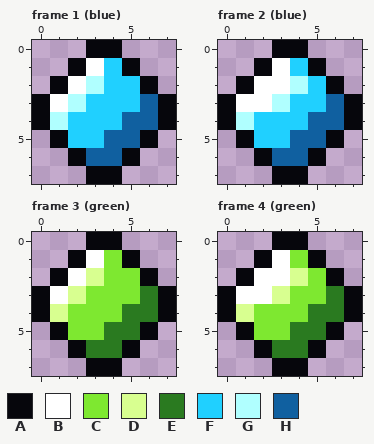
Two versions of one pixel-art file, projects/007_survivors/art/gems.aseprite. The picture above was drawn from the file before the commit.
8x8 pixels, 6 frames. Colours within 5 levels of each other are drawn and written as one. Shown: frame 1 (blue), frame 2 (blue), frame 3 (green), frame 4 (green). The commit also changed other frames, which this record leaves out.
Palette (. is transparent): A #06060c  B #ffffff  C #7ee830  D #d8ff90  E #2a7a20  F #20d0ff  G #b0ffff  H #1060a0
Pixels before, frame 1 (blue), first column x 0:
0 ...AA...
1 ..ABFA..
2 .ABGFFA.
3 ABGFFFHA
4 AGFFFHHA
5 .AFFHHA.
6 ..AHHA..
7 ...AA...
Pixels before, frame 2 (blue), first column x 0:
0 ...AA...
1 ..ABFA..
2 .ABBGFA.
3 ABBGFFHA
4 AGFFFHHA
5 .AFFHHA.
6 ..AHHA..
7 ...AA...
Pixels before, frame 3 (green), first column x 0:
0 ...AA...
1 ..ABCA..
2 .ABDCCA.
3 ABDCCCEA
4 ADCCCEEA
5 .ACCEEA.
6 ..AEEA..
7 ...AA...
Pixels before, frame 4 (green), first column x 0:
0 ...AA...
1 ..ABCA..
2 .ABBDCA.
3 ABBDCCEA
4 ADCCCEEA
5 .ACCEEA.
6 ..AEEA..
7 ...AA...
After the commit:
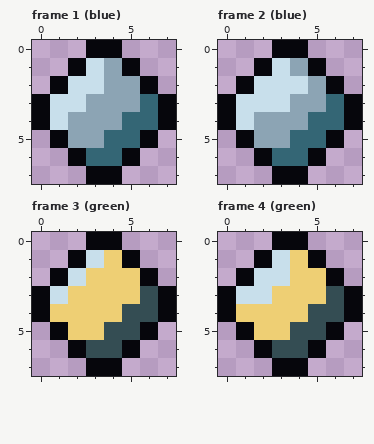
Diff:
colour B: #ffffff -> #c8dfeb
colour C: #7ee830 -> #eecf74
colour E: #2a7a20 -> #344d53
colour F: #20d0ff -> #8ca4b4
colour H: #1060a0 -> #346675
Changed rows in their new state; - is a pixel that keeps its letter.
Frame 1 (blue):
first column x 1:
2 --B
3 -B-
4 B--
Frame 2 (blue):
first column x 1:
2 ---B
3 --B-
4 B---
Frame 3 (green):
first column x 1:
2 --C
3 -C-
4 C--
Frame 4 (green):
first column x 1:
2 ---C
3 --C-
4 C---
Where, in picture pixels (left, top, right, bottom), the same in both pictures:
changed: (50, 58, 158, 166)
changed: (236, 58, 344, 166)
changed: (50, 250, 158, 358)
changed: (236, 250, 344, 358)
